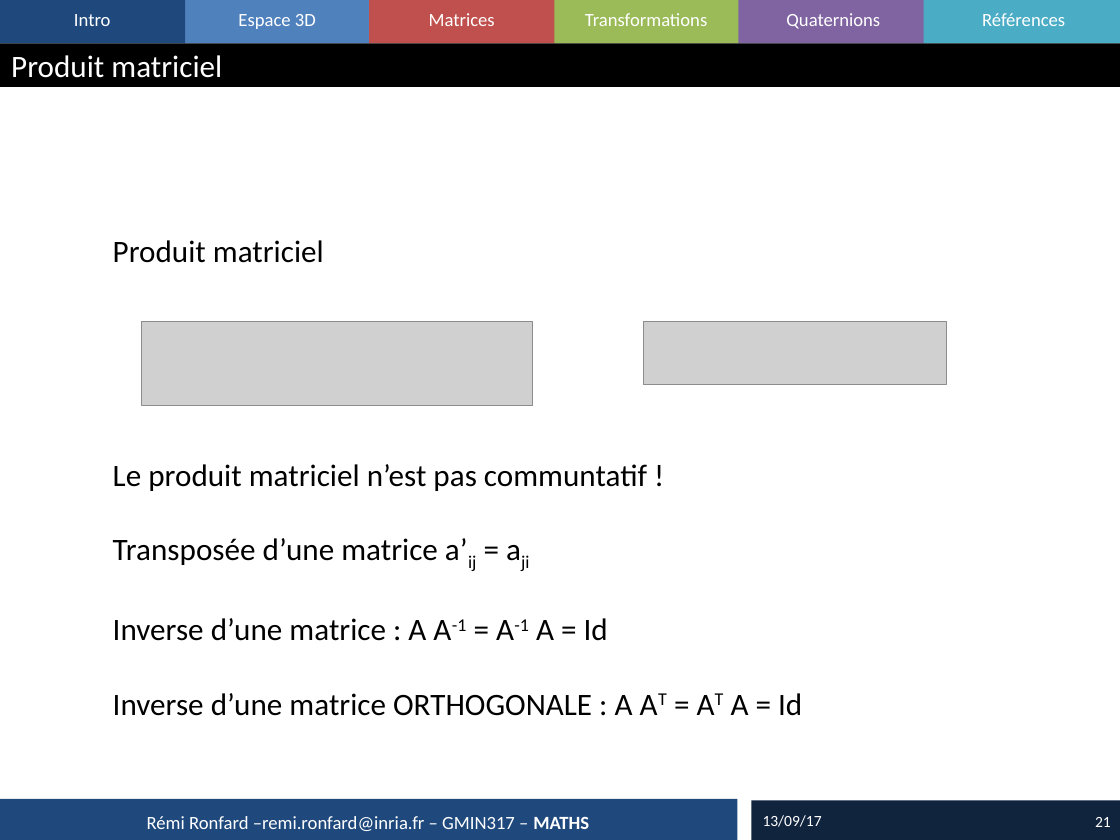
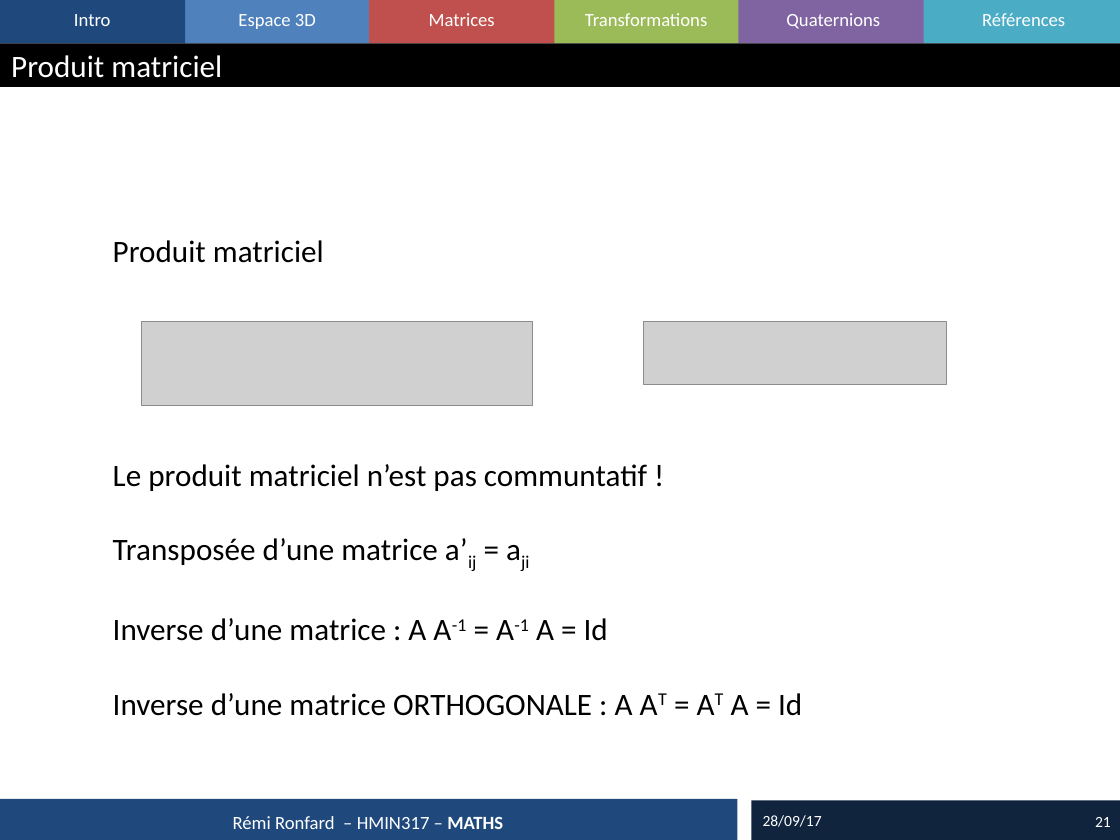
Before and after one commit to master-imagina/hmin317, a slide deck: slide 21 of 2017_05_Maths.pptx. Drawn at 1120x840 pixels with LibreOffice and Linux fonts; fonts in the diff are those of the drawing; grey boxes stand for pictures. Boxes give left, top, right and bottom in pixels: in the first picture for what was removed or moved away, otherwise in the second. Text is boxed around its words. In the diff, an @@ line names an element or a change of style, - is before the commit and + after.

```diff
--- a/2017_05_Maths.pptx
+++ b/2017_05_Maths.pptx
@@ text at bbox=[233, 816, 503, 829]: text changed @@
-Rémi Ronfard –remi.ronfard@inria.fr – GMIN317 – MATHS
+Rémi Ronfard – HMIN317 – MATHS
@@ text at bbox=[763, 815, 822, 827]: text changed @@
-13/09/17
+28/09/17
```
Also in this commit, not shown: 30 other slides changed, 5 other files.
